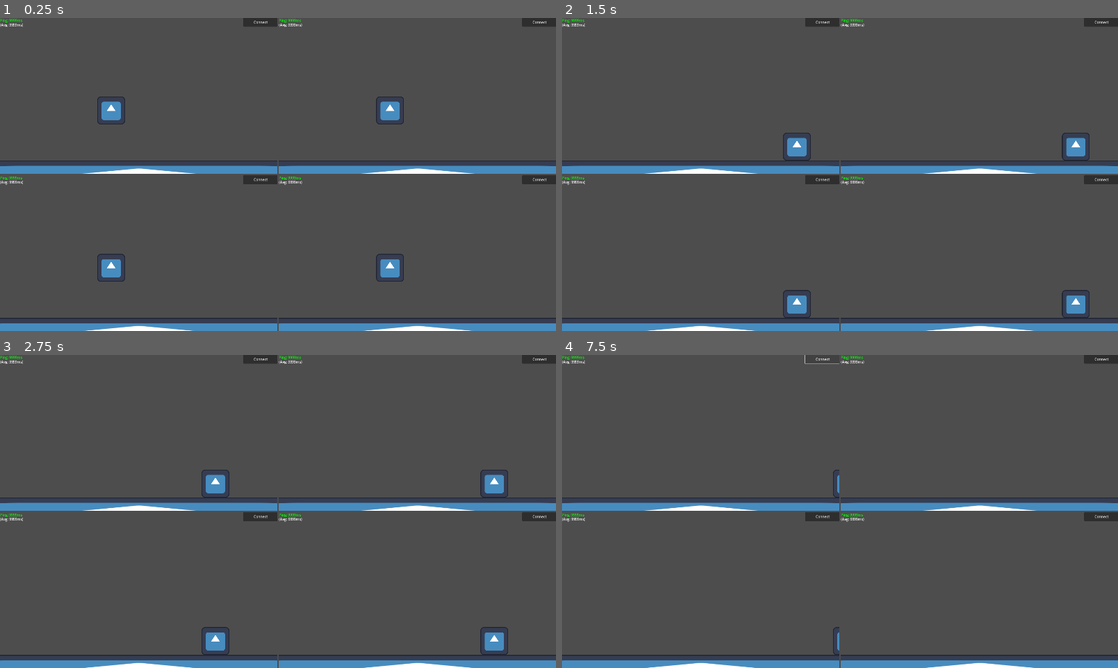
Above: before the commit, frames 1-4 (two rows, left to right).
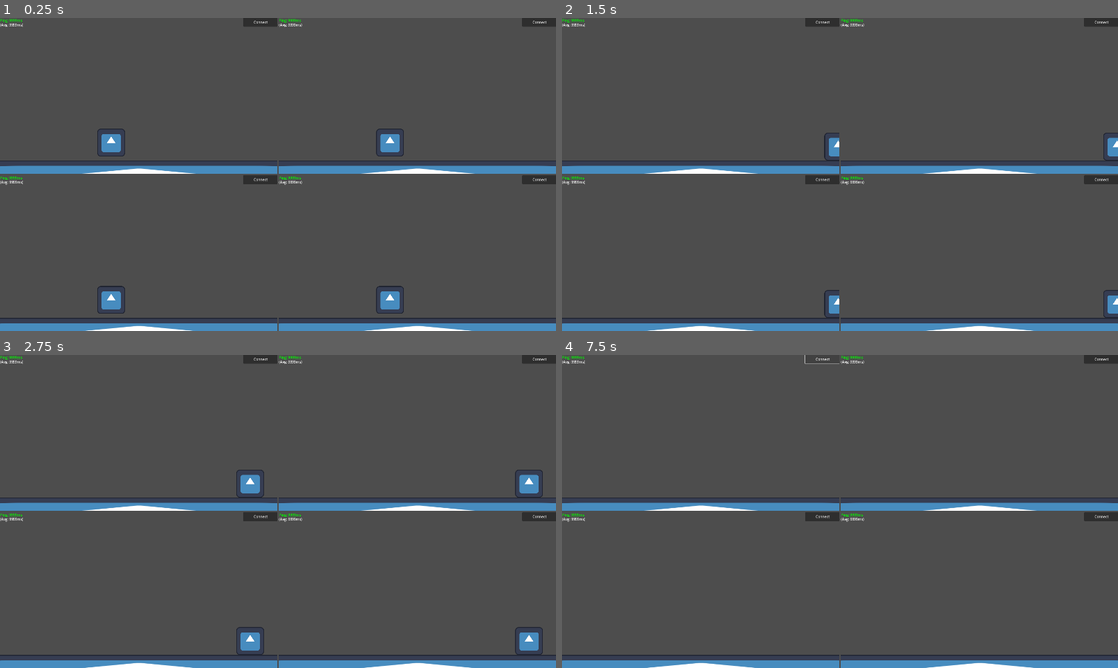
Above: after the commit, the same moments.

Repository: kamikoloss/godot-network-study
Game: Godot game, scene res://debug.tscn
The game is run twice, just before and just after one commit, with the same random seed, the same clock (stepped at 60 frames per second) and the same inputs. The engine's default icon, where the game draws it, is replaced by a stand-in: a white triangle on a blue panel in a dark square.
Inputs:
- Up to frame 1 (0.25 s): no input
- Up to frame 2 (1.5 s): tap Enter (ui_accept) at 0.5, 0.77 s; hold Right (ui_right) from 0.53 s (still down)
- Up to frame 3 (2.75 s): tap Enter (ui_accept) at 1.52 s; release Right (ui_right) at 2.03 s; hold Left (ui_left) from 2.03 s (still down)
- Up to frame 4 (7.5 s): release Left (ui_left) at 2.78 s; hold Right (ui_right) 2.78-4.28 s; tap Enter (ui_accept) at 3.02, 3.77, 4.25, 4.52 s; hold Left (ui_left) 4.28-5 s; click "Connect" at 5 s; hold Right (ui_right) 5.78-6.53 s; hold Left (ui_left) from 6.53 s (still down)

The runs differ from the first frame. In frame 1, 2.1% of the frame differs, in the area x 17-73%, y 25-95%; in frame 2, 1.6%; in frame 3, 2.0%; in frame 4, less than 0.1%.

Commit message:
Player の座標同期を補間するようにした

Diff:
--- a/ws3/client.gd
+++ b/ws3/client.gd
@@ -31,12 +31,16 @@
 var _recent_ping_list: Array[float] = []
 var _recent_ping_list_max_size: int = 10
 
+var _tween: Tween = null
+
 
 func _ready() -> void:
 	_ws_client.connected_to_server.connect(_on_web_socket_client_connected_to_server)
 	_ws_client.connection_closed.connect(_on_web_socket_client_connection_closed)
 	_ws_client.message_received.connect(_on_web_socket_client_message_received)
 	_connect_button.pressed.connect(_on_connect_button_pressed)
+
+	_tween = create_tween()
 
 
 func _process(delta: float) -> void:
@@ -46,6 +50,7 @@
 
 func _on_web_socket_client_connected_to_server():
 	print("[Client] Connected to server!")
+	_connect_button.disabled = true
 
 
 func _on_web_socket_client_connection_closed():
@@ -64,14 +69,20 @@
 
 	# players
 	for peer_id in message["players"]:
+		var other_player: Player = null
+		var pos = message["players"][peer_id]["position"]
+
 		# Player が未作成の場合: 作成する
 		if not _other_players.has(peer_id):
-			var other_player = _player_scene.instantiate()
+			other_player = _player_scene.instantiate()
+			other_player.position = pos
 			_network_nodes.add_child(other_player)
 			_other_players[peer_id] = other_player
+		else:
+			other_player = _other_players[peer_id]
+
 		# Player を移動させる
-		_other_players[peer_id].position = message["players"][peer_id]["position"]
-
+		_tween.tween_property(other_player, "position", pos, 0.05)
 
 
 func _on_connect_button_pressed():
--- a/ws3/player.gd
+++ b/ws3/player.gd
@@ -2,24 +2,20 @@
 class_name Player
 
 
-const SPEED = 300.0
-const JUMP_VELOCITY = -400.0
+const SPEED = 400.0
+const JUMP_VELOCITY = -800.0
 
-# Get the gravity from the project settings to be synced with RigidBody nodes.
-var gravity = ProjectSettings.get_setting("physics/2d/default_gravity")
+
+var gravity = 3200
 
 
 func _physics_process(delta):
-	# Add the gravity.
 	if not is_on_floor():
 		velocity.y += gravity * delta
 
-	# Handle jump.
 	if Input.is_action_just_pressed("ui_accept") and is_on_floor():
 		velocity.y = JUMP_VELOCITY
 
-	# Get the input direction and handle the movement/deceleration.
-	# As good practice, you should replace UI actions with custom gameplay actions.
 	var direction = Input.get_axis("ui_left", "ui_right")
 	if direction:
 		velocity.x = direction * SPEED
